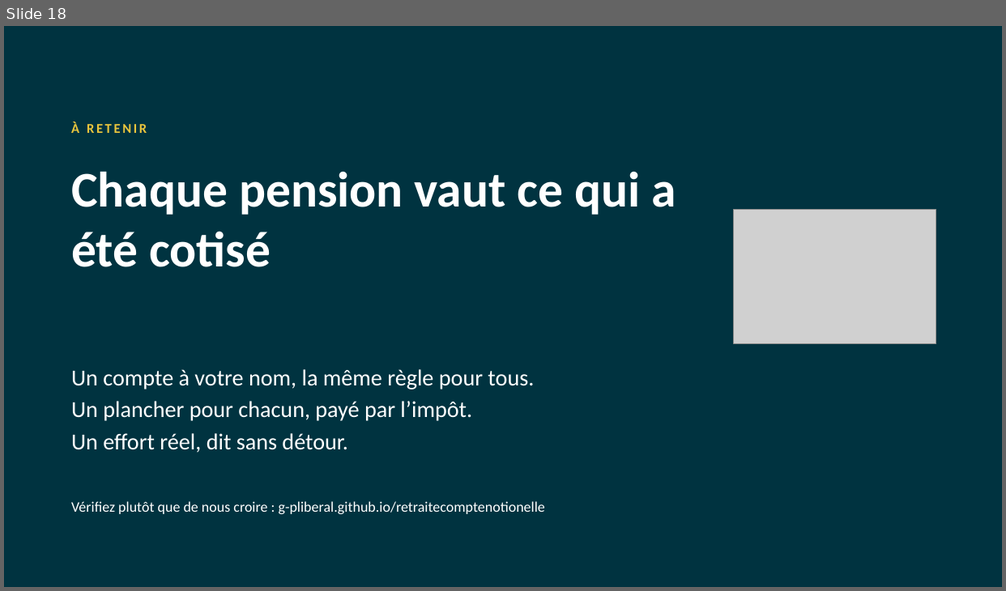
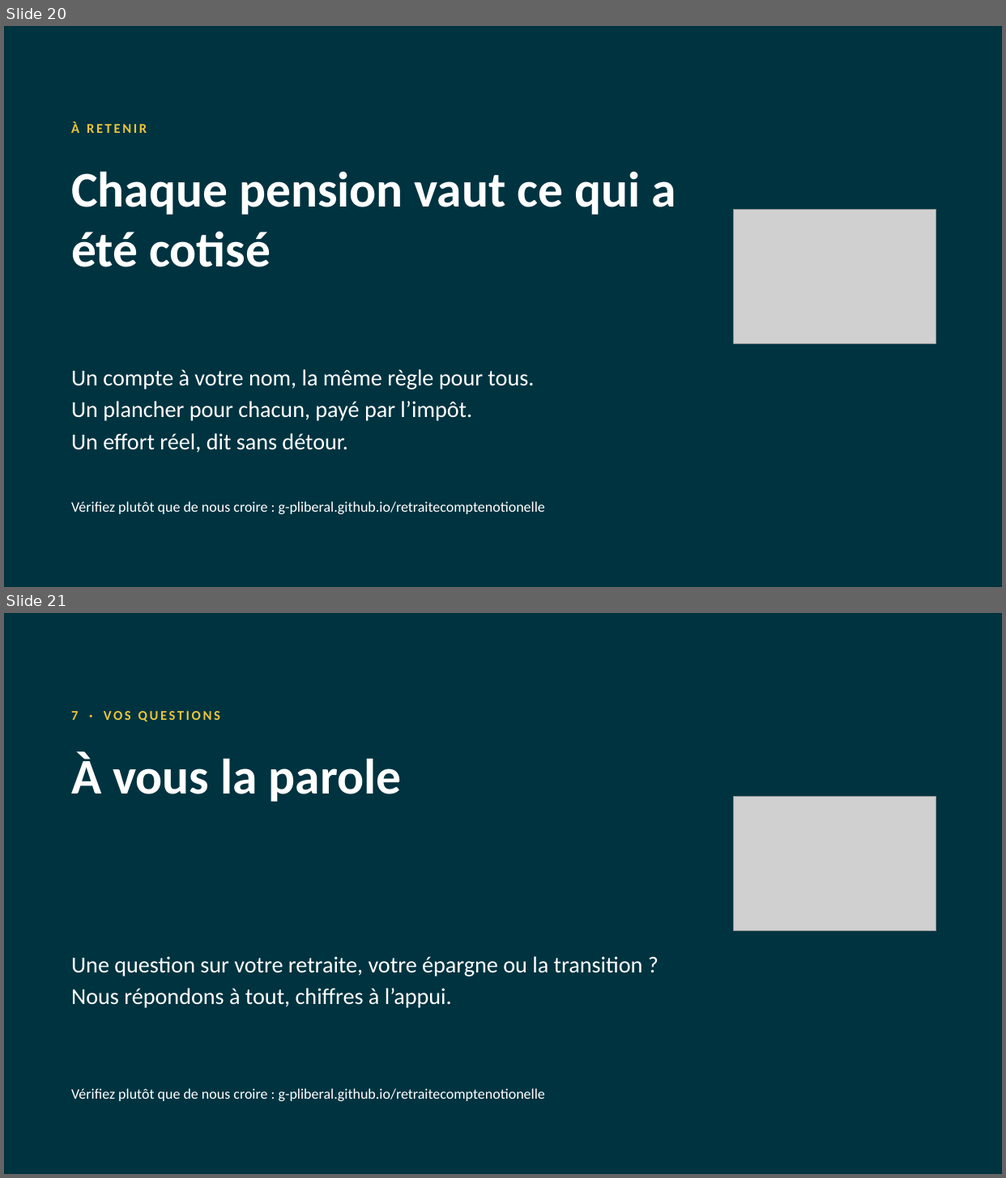
Before and after one commit to g-pliberal/retraitecomptenotionelle, a slide deck: docs/presentation_adherents_17_novembre_2026.pptx. Shown one above the other, each under a label of ours: slide 18 before the commit, slides 20 and 21 after it. The pictures are 1006x591 and 1006x1178 pixels, drawn with LibreOffice and Linux fonts; fonts in the diff are those of the drawing; grey boxes stand for pictures. Boxes give left, top, right and bottom in pixels: in the first picture for what was removed or moved away, otherwise in the second. Text is boxed around its words. In the diff, an @@ line names an element or a change of style, - is before the commit and + after.

```diff
--- a/docs/presentation_adherents_17_novembre_2026.pptx
+++ b/docs/presentation_adherents_17_novembre_2026.pptx
@@ slide 21 added at [4, 613, 1002, 1174], background #003340 @@
@@ text added at [71, 711, 220, 722], 13 pt, text #E9C53D, bold @@
+7 · VOS QUESTIONS
@@ title added at [71, 752, 402, 802], 48 pt, text #FFFFFF, bold @@
+À vous la parole
@@ picture added at [734, 796, 936, 931] @@
@@ text added at [71, 956, 643, 1008], 22 pt, text #FFFFFF @@
+Une question sur votre retraite, votre épargne ou la transition ?
+Nous répondons à tout, chiffres à l’appui.
@@ text added at [71, 1088, 545, 1101], 14 pt, text #FFFFFF @@
+Vérifiez plutôt que de nous croire : g-pliberal.github.io/retraitecomptenotionelle
@@ what was slide 18 is now slide 20 @@
```
Also in this commit, not shown: 1 slide changed, 2 other slides added.
